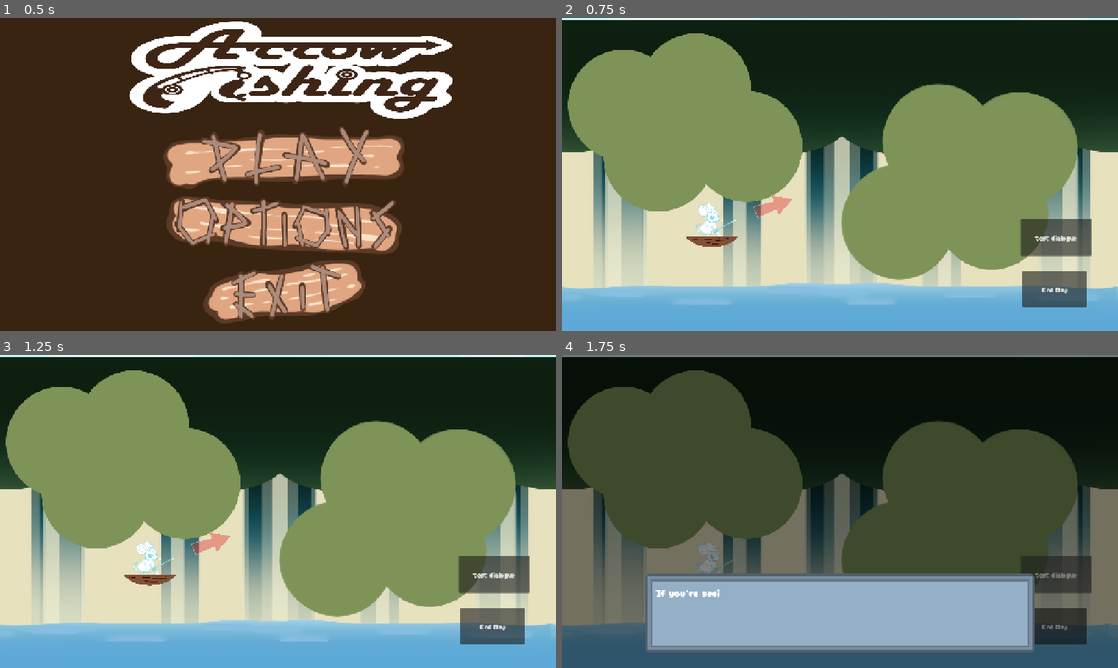
Above: before the commit, frames 1-4 (two rows, left to right).
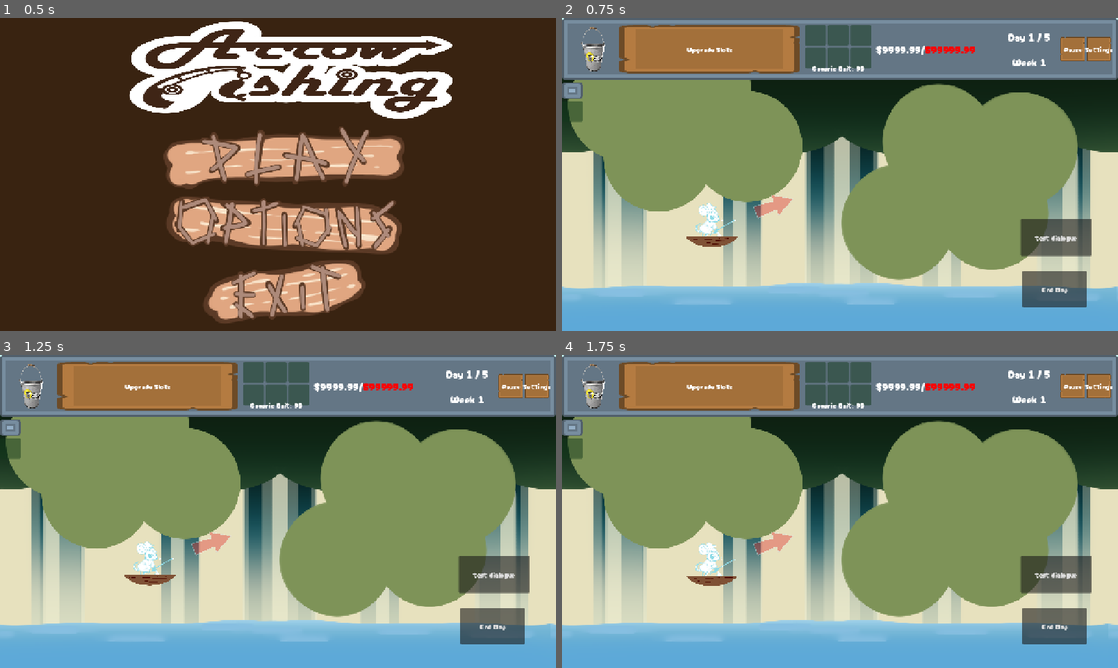
Above: after the commit, the same moments.

Repository: Meoah/Team-Awesome
Game: Godot game, scene res://scenes/default.tscn
Same seed, same stepped clock (60 frames per second), same inputs: the game is played once before the commit and once after it. Sound files missing from this copy of the repository are replaced by a short silence.
Inputs (mouse positions are in pixels of both pictures, inside the frame that each line leads up to):
- Up to frame 1 (0.5 s): no input
- Up to frame 2 (0.75 s): click (845, 158) at 0.5 s
- Up to frame 3 (1.25 s): no input
- Up to frame 4 (1.75 s): click "test dialogue" at 1.25 s

Frame 1 is identical in both runs. In frame 2, 20% of the frame differs, in the area x 0-100%, y 0-34%; in frame 3, 20%; in frame 4, 93%, in the area x 0-100%, y 0-100%.

Commit message:
inventoryUI

Diff:
--- a/scenes/game/daytime_main.tscn
+++ b/scenes/game/daytime_main.tscn
@@ -219,7 +219,6 @@
 visible = false
 
 [node name="HudPlaceholder" parent="." instance=ExtResource("10_3kam8")]
-visible = false
 
 [node name="debug" type="Button" parent="."]
 layout_mode = 1
--- a/scenes/ui/hud/hud.tscn
+++ b/scenes/ui/hud/hud.tscn
@@ -7,9 +7,13 @@
 [ext_resource type="Texture2D" uid="uid://o4rx0t814322" path="res://assets/textures/debug/Stanley_bucket.webp" id="5_4m4yb"]
 [ext_resource type="Texture2D" uid="uid://cbhtfna6mhxm6" path="res://assets/textures/ui/panel_brown_damaged_dark.png" id="6_todbw"]
 [ext_resource type="PackedScene" uid="uid://dyaxs1jdloena" path="res://scenes/ui/hud/slot.tscn" id="7_e7gie"]
+[ext_resource type="Script" uid="uid://cyund0hdccn2m" path="res://scripts/ui/hud/inventory_ui.gd" id="8_e7gie"]
+[ext_resource type="Texture2D" uid="uid://bubkm6extv28x" path="res://assets/textures/ui/panel_grey.png" id="8_swth0"]
 
 [sub_resource type="Theme" id="Theme_swth0"]
 default_font = ExtResource("2_ax4tw")
+
+[sub_resource type="StyleBoxTexture" id="StyleBoxTexture_swth0"]
 
 [node name="HudPlaceholder" type="CanvasLayer"]
 script = ExtResource("1_as3gr")
@@ -299,121 +303,49 @@
 horizontal_alignment = 1
 vertical_alignment = 1
 
-[node name="GridContainer" type="GridContainer" parent="VBoxContainer"]
+[node name="HBoxContainer" type="HBoxContainer" parent="VBoxContainer"]
+layout_mode = 2
+size_flags_vertical = 3
+size_flags_stretch_ratio = 4.0
+
+[node name="VBoxContainer" type="VBoxContainer" parent="VBoxContainer/HBoxContainer"]
+layout_mode = 2
+
+[node name="PanelContainer" type="PanelContainer" parent="VBoxContainer/HBoxContainer/VBoxContainer"]
+layout_mode = 2
+theme_override_styles/panel = SubResource("StyleBoxTexture_swth0")
+
+[node name="NinePatchRect" type="NinePatchRect" parent="VBoxContainer/HBoxContainer/VBoxContainer/PanelContainer"]
+layout_mode = 2
+texture = ExtResource("8_swth0")
+patch_margin_left = 16
+patch_margin_top = 16
+patch_margin_right = 16
+patch_margin_bottom = 16
+
+[node name="MarginContainer" type="MarginContainer" parent="VBoxContainer/HBoxContainer/VBoxContainer/PanelContainer"]
+layout_mode = 2
+theme_override_constants/margin_left = 20
+theme_override_constants/margin_top = 20
+theme_override_constants/margin_right = 20
+theme_override_constants/margin_bottom = 20
+
+[node name="FishInventory" type="GridContainer" parent="VBoxContainer/HBoxContainer/VBoxContainer/PanelContainer/MarginContainer"]
+layout_mode = 2
+mouse_filter = 2
+theme_override_constants/h_separation = 5
+theme_override_constants/v_separation = 10
+columns = 5
+script = ExtResource("8_e7gie")
+slot = ExtResource("7_e7gie")
+
+[node name="BuffIcons" type="GridContainer" parent="VBoxContainer/HBoxContainer/VBoxContainer"]
 layout_mode = 2
 size_flags_vertical = 3
 size_flags_stretch_ratio = 4.0
 mouse_filter = 2
 columns = 14
 
-[node name="Slot" parent="VBoxContainer/GridContainer" instance=ExtResource("7_e7gie")]
-custom_minimum_size = Vector2(48, 48)
-layout_mode = 2
-
-[node name="Slot2" parent="VBoxContainer/GridContainer" instance=ExtResource("7_e7gie")]
-custom_minimum_size = Vector2(48, 48)
-layout_mode = 2
-
-[node name="Slot3" parent="VBoxContainer/GridContainer" instance=ExtResource("7_e7gie")]
-custom_minimum_size = Vector2(48, 48)
-layout_mode = 2
-
-[node name="Slot4" parent="VBoxContainer/GridContainer" instance=ExtResource("7_e7gie")]
-custom_minimum_size = Vector2(48, 48)
-layout_mode = 2
-
-[node name="Slot5" parent="VBoxContainer/GridContainer" instance=ExtResource("7_e7gie")]
-custom_minimum_size = Vector2(48, 48)
-layout_mode = 2
-
-[node name="Slot6" parent="VBoxContainer/GridContainer" instance=ExtResource("7_e7gie")]
-custom_minimum_size = Vector2(48, 48)
-layout_mode = 2
-
-[node name="Slot7" parent="VBoxContainer/GridContainer" instance=ExtResource("7_e7gie")]
-custom_minimum_size = Vector2(48, 48)
-layout_mode = 2
-
-[node name="Slot8" parent="VBoxContainer/GridContainer" instance=ExtResource("7_e7gie")]
-custom_minimum_size = Vector2(48, 48)
-layout_mode = 2
-
-[node name="Slot9" parent="VBoxContainer/GridContainer" instance=ExtResource("7_e7gie")]
-custom_minimum_size = Vector2(48, 48)
-layout_mode = 2
-
-[node name="Slot10" parent="VBoxContainer/GridContainer" instance=ExtResource("7_e7gie")]
-custom_minimum_size = Vector2(48, 48)
-layout_mode = 2
-
-[node name="Slot11" parent="VBoxContainer/GridContainer" instance=ExtResource("7_e7gie")]
-custom_minimum_size = Vector2(48, 48)
-layout_mode = 2
-
-[node name="Slot12" parent="VBoxContainer/GridContainer" instance=ExtResource("7_e7gie")]
-custom_minimum_size = Vector2(48, 48)
-layout_mode = 2
-
-[node name="Slot13" parent="VBoxContainer/GridContainer" instance=ExtResource("7_e7gie")]
-custom_minimum_size = Vector2(48, 48)
-layout_mode = 2
-
-[node name="Slot14" parent="VBoxContainer/GridContainer" instance=ExtResource("7_e7gie")]
-custom_minimum_size = Vector2(48, 48)
-layout_mode = 2
-
-[node name="Slot15" parent="VBoxContainer/GridContainer" instance=ExtResource("7_e7gie")]
-custom_minimum_size = Vector2(48, 48)
-layout_mode = 2
-
-[node name="Slot16" parent="VBoxContainer/GridContainer" instance=ExtResource("7_e7gie")]
-custom_minimum_size = Vector2(48, 48)
-layout_mode = 2
-
-[node name="Slot17" parent="VBoxContainer/GridContainer" instance=ExtResource("7_e7gie")]
-custom_minimum_size = Vector2(48, 48)
-layout_mode = 2
-
-[node name="Slot18" parent="VBoxContainer/GridContainer" instance=ExtResource("7_e7gie")]
-custom_minimum_size = Vector2(48, 48)
-layout_mode = 2
-
-[node name="Slot19" parent="VBoxContainer/GridContainer" instance=ExtResource("7_e7gie")]
-custom_minimum_size = Vector2(48, 48)
-layout_mode = 2
-
-[node name="Slot20" parent="VBoxContainer/GridContainer" instance=ExtResource("7_e7gie")]
-custom_minimum_size = Vector2(48, 48)
-layout_mode = 2
-
-[node name="Slot21" parent="VBoxContainer/GridContainer" instance=ExtResource("7_e7gie")]
-custom_minimum_size = Vector2(48, 48)
-layout_mode = 2
-
-[node name="Slot22" parent="VBoxContainer/GridContainer" instance=ExtResource("7_e7gie")]
-custom_minimum_size = Vector2(48, 48)
-layout_mode = 2
-
-[node name="Slot23" parent="VBoxContainer/GridContainer" instance=ExtResource("7_e7gie")]
-custom_minimum_size = Vector2(48, 48)
-layout_mode = 2
-
-[node name="Slot24" parent="VBoxContainer/GridContainer" instance=ExtResource("7_e7gie")]
-custom_minimum_size = Vector2(48, 48)
-layout_mode = 2
-
-[node name="Slot25" parent="VBoxContainer/GridContainer" instance=ExtResource("7_e7gie")]
-custom_minimum_size = Vector2(48, 48)
-layout_mode = 2
-
-[node name="Slot26" parent="VBoxContainer/GridContainer" instance=ExtResource("7_e7gie")]
-custom_minimum_size = Vector2(48, 48)
-layout_mode = 2
-
-[node name="Slot27" parent="VBoxContainer/GridContainer" instance=ExtResource("7_e7gie")]
-custom_minimum_size = Vector2(48, 48)
-layout_mode = 2
-
-[node name="Slot28" parent="VBoxContainer/GridContainer" instance=ExtResource("7_e7gie")]
-custom_minimum_size = Vector2(48, 48)
-layout_mode = 2
+[node name="Slot" parent="VBoxContainer/HBoxContainer/VBoxContainer/BuffIcons" instance=ExtResource("7_e7gie")]
+custom_minimum_size = Vector2(48, 48)
+layout_mode = 2
--- a/scenes/ui/tooltip_layer.tscn
+++ b/scenes/ui/tooltip_layer.tscn
@@ -1,10 +1,8 @@
-[gd_scene load_steps=8 format=3 uid="uid://6k5qd37wt7aa"]
+[gd_scene load_steps=6 format=3 uid="uid://6k5qd37wt7aa"]
 
 [ext_resource type="Script" uid="uid://cpcgm03b1g8xn" path="res://scripts/ui/tooltip.gd" id="1_gc7l6"]
 [ext_resource type="FontFile" uid="uid://ciwjf56aydm2a" path="res://assets/fonts/CherryBombOne-Regular.ttf" id="1_scnmh"]
 [ext_resource type="Texture2D" uid="uid://bubkm6extv28x" path="res://assets/textures/ui/panel_grey.png" id="2_scnmh"]
-[ext_resource type="Script" uid="uid://cyund0hdccn2m" path="res://scripts/ui/hud/inventory_ui.gd" id="4_m6788"]
-[ext_resource type="PackedScene" uid="uid://dyaxs1jdloena" path="res://scenes/ui/hud/slot.tscn" id="5_buxdk"]
 
 [sub_resource type="Theme" id="Theme_bd7w1"]
 default_font = ExtResource("1_scnmh")
@@ -24,7 +22,7 @@
 script = ExtResource("1_gc7l6")
 tooltip_panel = NodePath("Tooltip")
 tooltip_label = NodePath("Tooltip/MarginContainer/Label")
-inventory = NodePath("Tooltip/MarginContainer/FishInventory")
+inventory = NodePath("")
 
 [node name="Tooltip" type="PanelContainer" parent="."]
 layout_mode = 1
@@ -49,15 +47,6 @@
 theme_override_constants/margin_right = 20
 theme_override_constants/margin_bottom = 20
 
-[node name="FishInventory" type="GridContainer" parent="Tooltip/MarginContainer"]
-layout_mode = 2
-mouse_filter = 2
-theme_override_constants/h_separation = 5
-theme_override_constants/v_separation = 10
-columns = 5
-script = ExtResource("4_m6788")
-slot = ExtResource("5_buxdk")
-
 [node name="Label" type="RichTextLabel" parent="Tooltip/MarginContainer"]
 layout_mode = 2
 mouse_filter = 2
Not shown: 1 places in scenes/ui/hud/hud.tscn that only renumber resources
